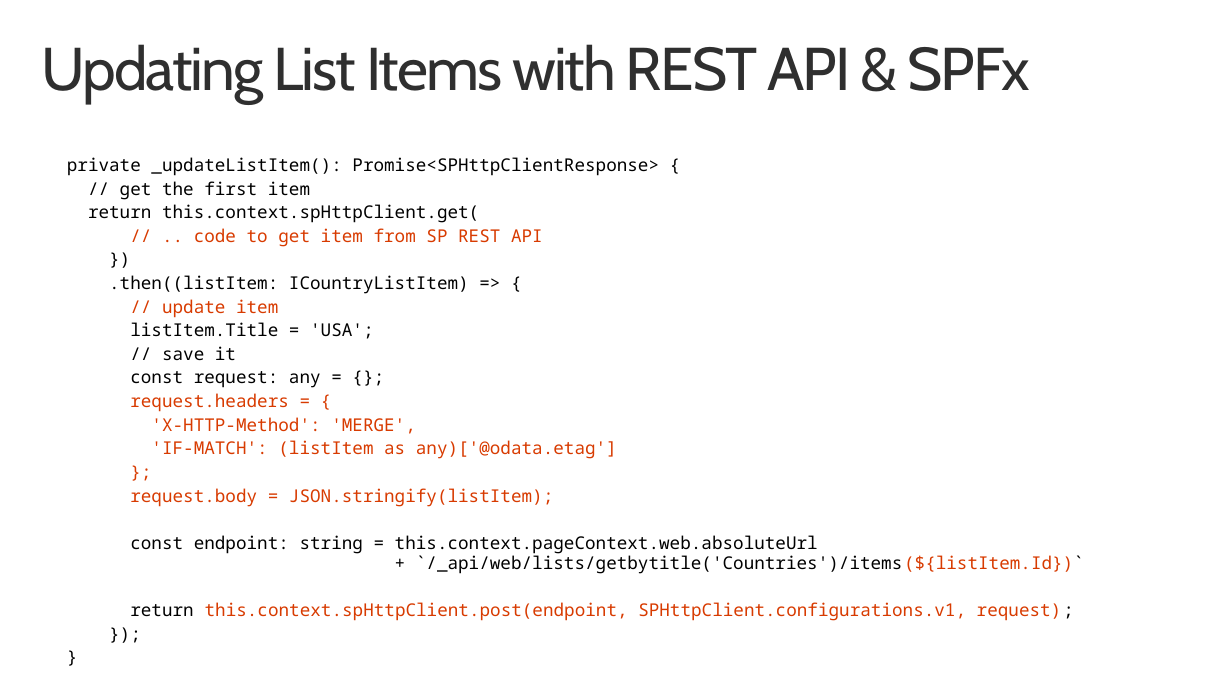
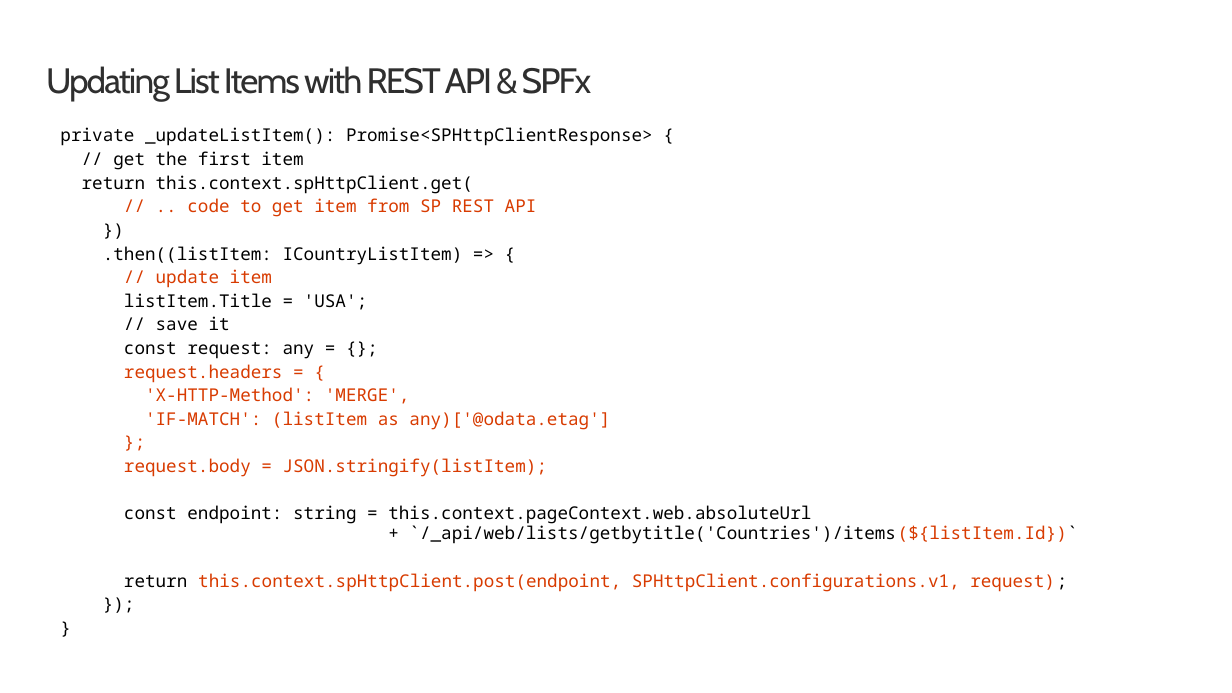
Before and after one commit to SharePoint/sp-dev-training-spfx-spcontent, a slide deck: slide 8 of 02 spfx sprest crud.pptx. Drawn at 1232x693 pixels with LibreOffice and Linux fonts; fonts in the diff are those of the drawing; background and template pictures are left out. Boxes give left, top, right and bottom in pixels: in the first picture for what was removed or moved away, otherwise in the second. Text is boxed around its words. In the diff, an @@ line names an element or a change of style, - is before the commit and + after.

```diff
--- a/02 spfx sprest crud.pptx
+++ b/02 spfx sprest crud.pptx
@@ title "Updating List Items with REST ...": place and size @@
-title "Updating List Items with REST ..." at [42, 44, 1030, 103]
+title "Updating List Items with REST ..." at [46, 66, 591, 101]
@@ title "Updating List Items with REST ..." at [46, 66, 591, 101]: size 48 to 28 pt @@
@@ text "private _updateListItem(): Promise<SPHttpClientResponse> {": place and size @@
-text "private _updateListItem(): Promise<SPHttpClientResponse> {" at [67, 157, 1084, 621]
+text "private _updateListItem(): Promise<SPHttpClientResponse> {" at [60, 127, 1077, 592]
```
Also in this commit, not shown: 7 other slides changed, 2 other files.
